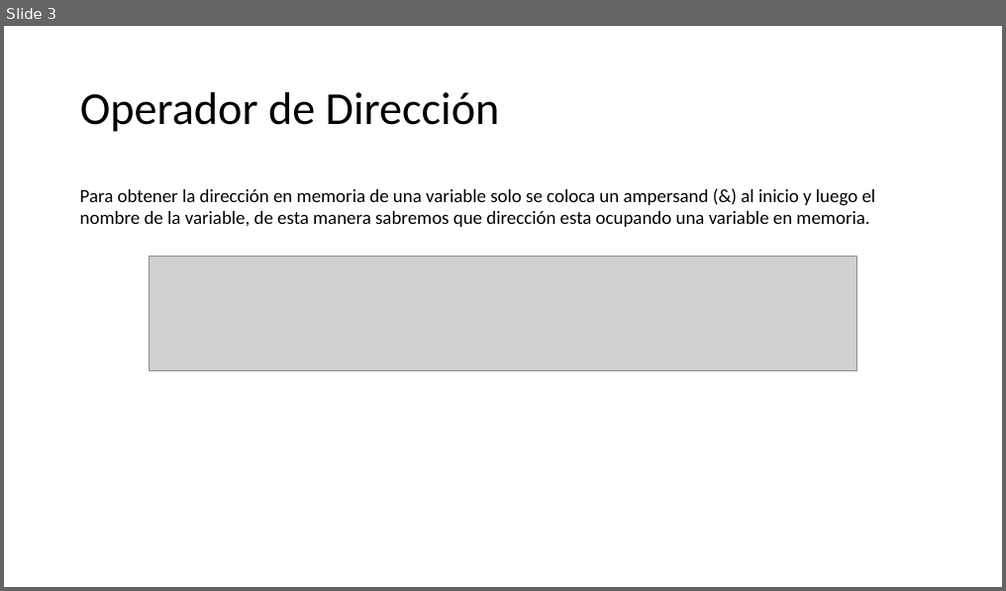
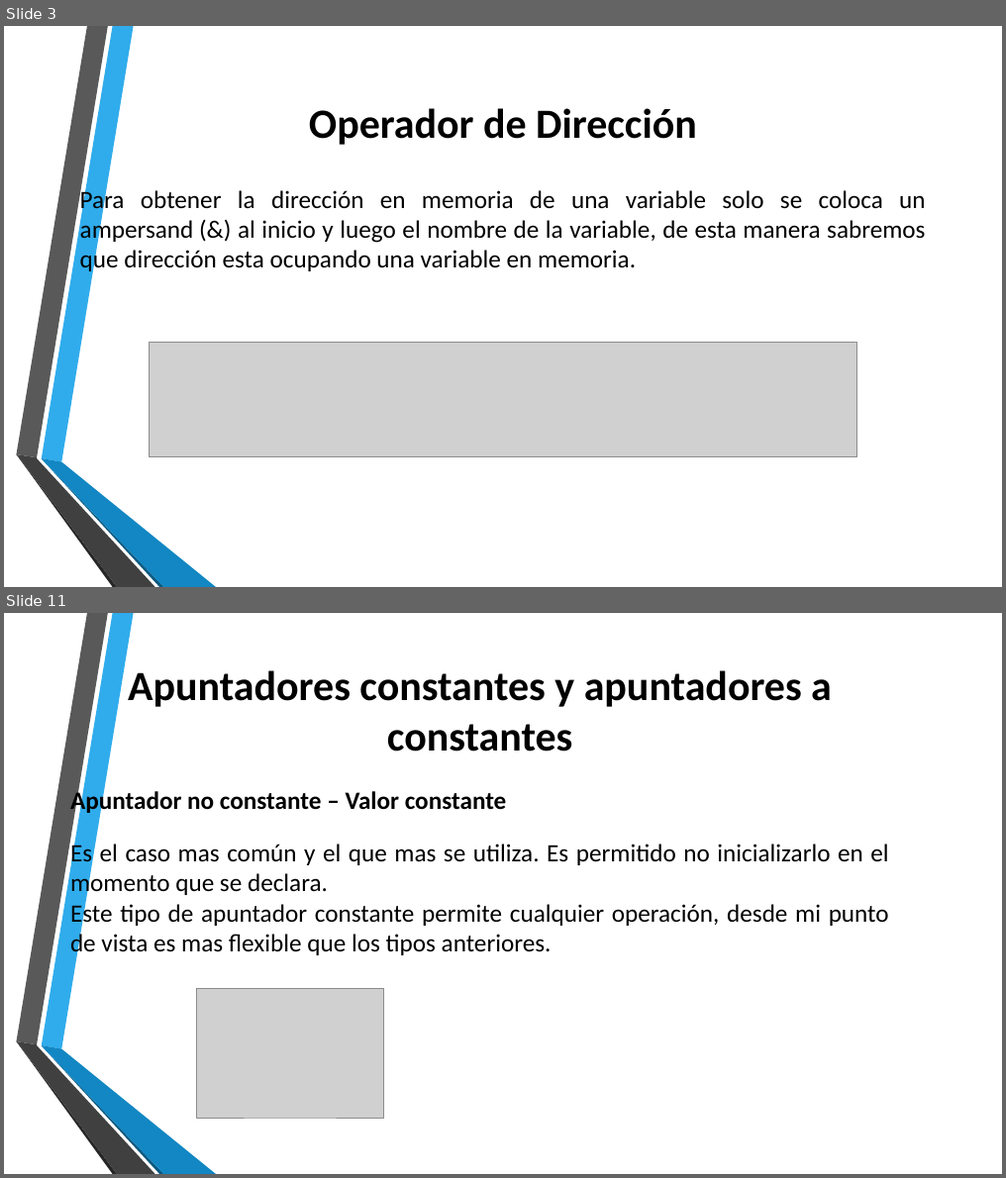
Before and after one commit to Luis96791/EstructuraDatos, a slide deck: Apuntadores.pptx. Shown one above the other, each under a label of ours: slide 3 before the commit, slides 3 and 11 after it; the slides between them are not shown. The pictures are 1006x591 and 1006x1178 pixels, drawn with LibreOffice and Linux fonts; fonts in the diff are those of the drawing; grey boxes stand for pictures; background and template pictures are left out. Boxes give left, top, right and bottom in pixels: in the first picture for what was removed or moved away, otherwise in the second. Text is boxed around its words. In the diff, an @@ line names an element or a change of style, - is before the commit and + after.

```diff
--- a/Apuntadores.pptx
+++ b/Apuntadores.pptx
@@ slide 11 added at (x1=4, y1=613, x2=1002, y2=1174), background picture (left out); not listed: 6 template elements that a slide beside it also shows @@
@@ text added at (x1=128, y1=670, x2=832, y2=752), 40 pt, text #000000, bold @@
+Apuntadores constantes y apuntadores a constantes
@@ text added at (x1=70, y1=789, x2=889, y2=958), 24 pt, text #000000 @@
+Apuntador no constante – Valor constante
+Es el caso mas común y el que mas se utiliza. Es permitido no inicializarlo en el momento que se declara.
+Este tipo de apuntador constante permite cualquier operación, desde mi punto de vista es mas flexible que los tipos anteriores.
@@ picture added at (x1=197, y1=989, x2=383, y2=1118) @@
@@ slide 3 changed as well @@
@@ title "Operador de Dirección" moved from (x1=80, y1=92, x2=500, y2=132) to (x1=309, y1=108, x2=697, y2=145) @@
@@ title "Operador de Dirección" at (x1=309, y1=108, x2=697, y2=145): size 44 to 40 pt, bold on; alignment left to centre; line spacing 0.9 to 1 @@
@@ text "Para obtener la dirección en ..." at (x1=80, y1=187, x2=925, y2=274): size 18 to 24 pt; alignment left to justified @@
@@ picture moved from (x1=149, y1=256, x2=856, y2=372) to (x1=149, y1=342, x2=856, y2=458) @@
@@ group added at (x1=16, y1=26, x2=216, y2=587): 6 freeform shapes @@
```
Also in this commit, not shown: 1 other slide changed, 12 other slides added, 2 slides removed, 22 other files.
